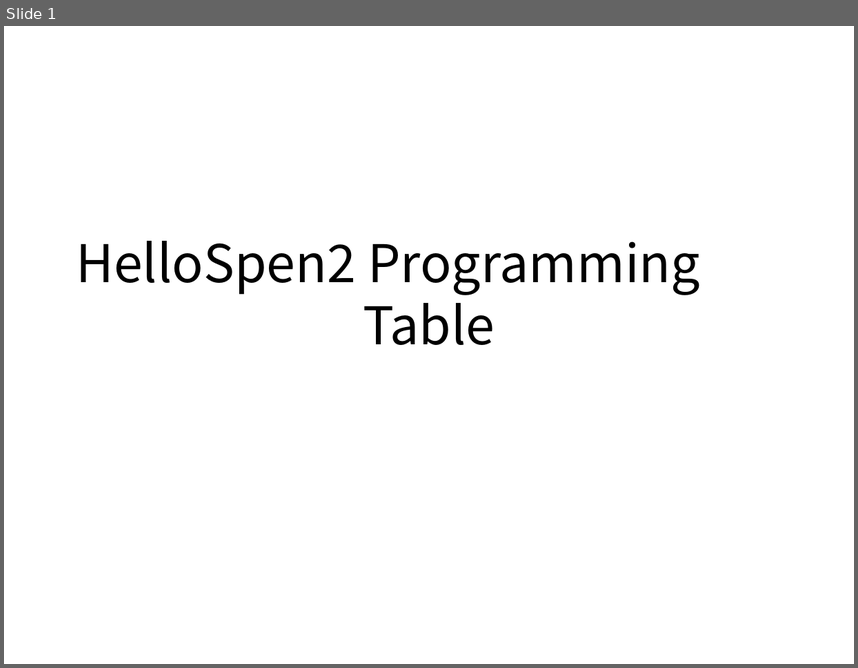
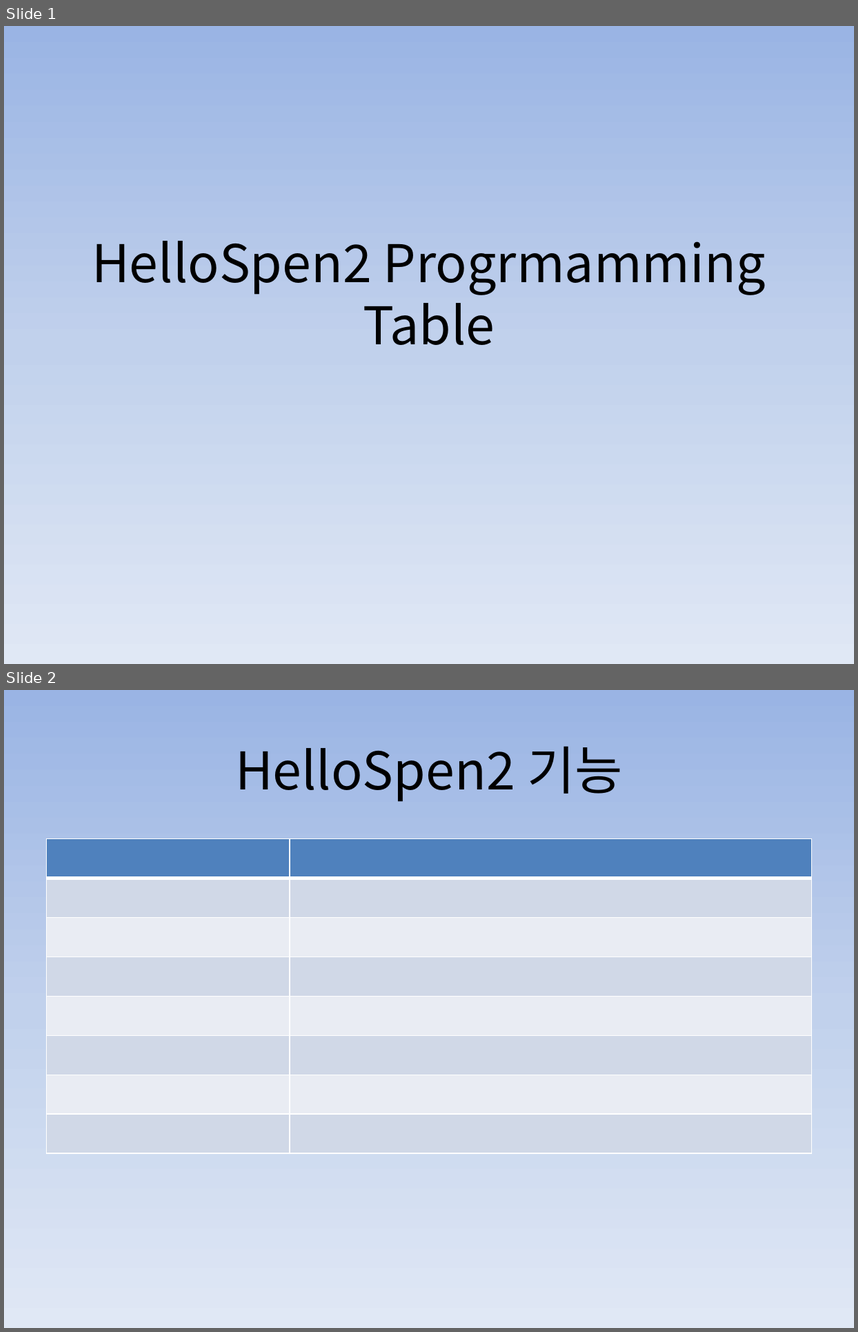
Before and after one commit to dummyFirst/HelloSpen2, a slide deck: usr_doc/HelloSpen2_Programming_Table.pptx. Shown one above the other, each under a label of ours: slide 1 before the commit, slides 1 and 2 after it. The pictures are 858x668 and 858x1332 pixels, drawn with LibreOffice and Linux fonts; fonts in the diff are those of the drawing. Boxes give left, top, right and bottom in pixels: in the first picture for what was removed or moved away, otherwise in the second. Text is boxed around its words. In the diff, an @@ line names an element or a change of style, - is before the commit and + after.

Commit message:
Edit HelloSpen2_Programming_Table
Delete the old office files.

```diff
--- a/usr_doc/HelloSpen2_Programming_Table.pptx
+++ b/usr_doc/HelloSpen2_Programming_Table.pptx
@@ slide 2 added at (x1=4, y1=690, x2=854, y2=1328), background gradient #9AB5E4 to #C2D1ED to #E1E8F5 @@
@@ title added at (x1=235, y1=746, x2=623, y2=802), 44 pt, text #000000 @@
+HelloSpen2 기능
@@ table added at (x1=47, y1=839, x2=811, y2=1114), 8 rows, 2 columns @@
+ | 
+ | 
+ | 
+ | 
+ | 
+ | 
+ | 
+ | 
@@ slide 1 changed as well @@
@@ background #FFFFFF to gradient #9AB5E4 to #C2D1ED to #E1E8F5 @@
@@ title at (x1=92, y1=241, x2=766, y2=345): text changed @@
-HelloSpen2 Programming
-Table
+HelloSpen2 Progrmamming Table
```
Also in this commit, not shown: 1 slide removed.
